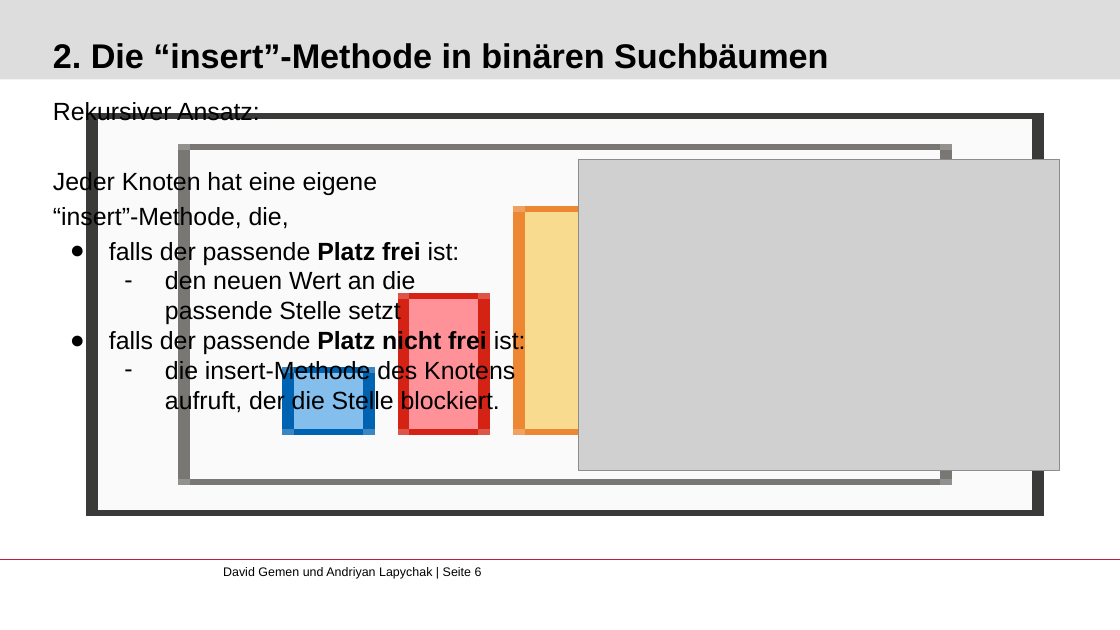
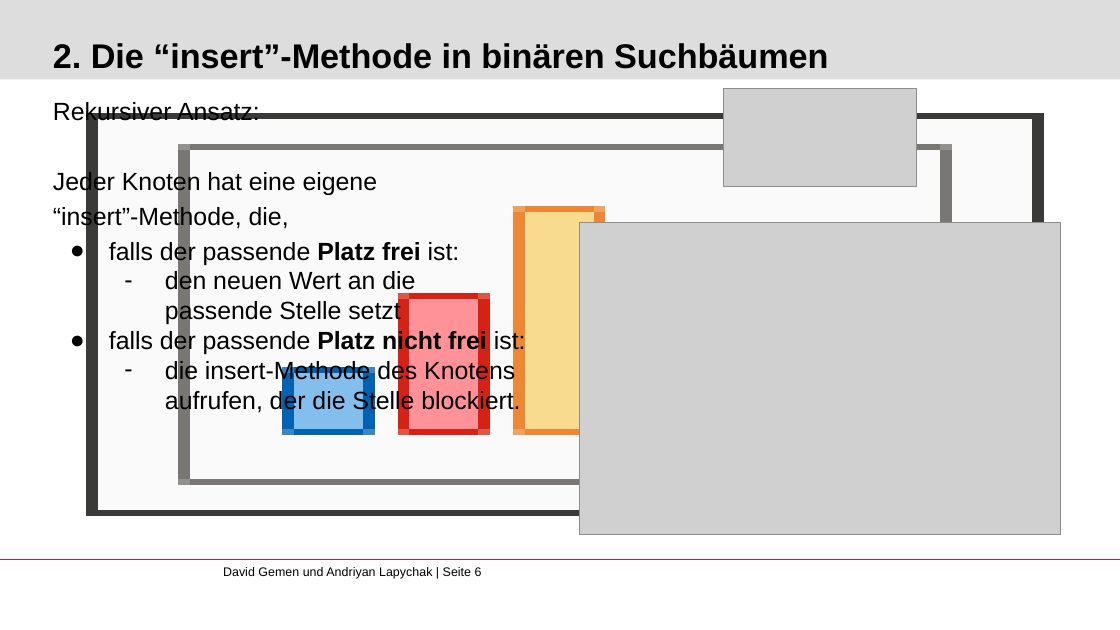
Before and after one commit to gemdav/Programmieren-1-Tutorium, a slide deck: slide 6 of slides/10_recursion_2.pptx. Drawn at 1120x630 pixels with LibreOffice and Linux fonts; fonts in the diff are those of the drawing; grey boxes stand for pictures; background and template pictures are left out. Boxes give left, top, right and bottom in pixels: in the first picture for what was removed or moved away, otherwise in the second. Text is boxed around its words. In the diff, an @@ line names an element or a change of style, - is before the commit and + after.

```diff
--- a/slides/10_recursion_2.pptx
+++ b/slides/10_recursion_2.pptx
@@ picture added at [724, 88, 916, 187] @@
@@ picture: place and size @@
-picture at [579, 159, 1060, 470]
+picture at [579, 223, 1060, 534]
@@ text at [165, 359, 520, 415]: text changed @@
-  – die insert-Methode des Knotens
-    aufruft, der die Stelle blockiert.
+  – die insert-Methode des Knotens
+    aufrufen, der die Stelle blockiert.
```
Also in this commit, not shown: 2 other slides changed, 2 other files.
